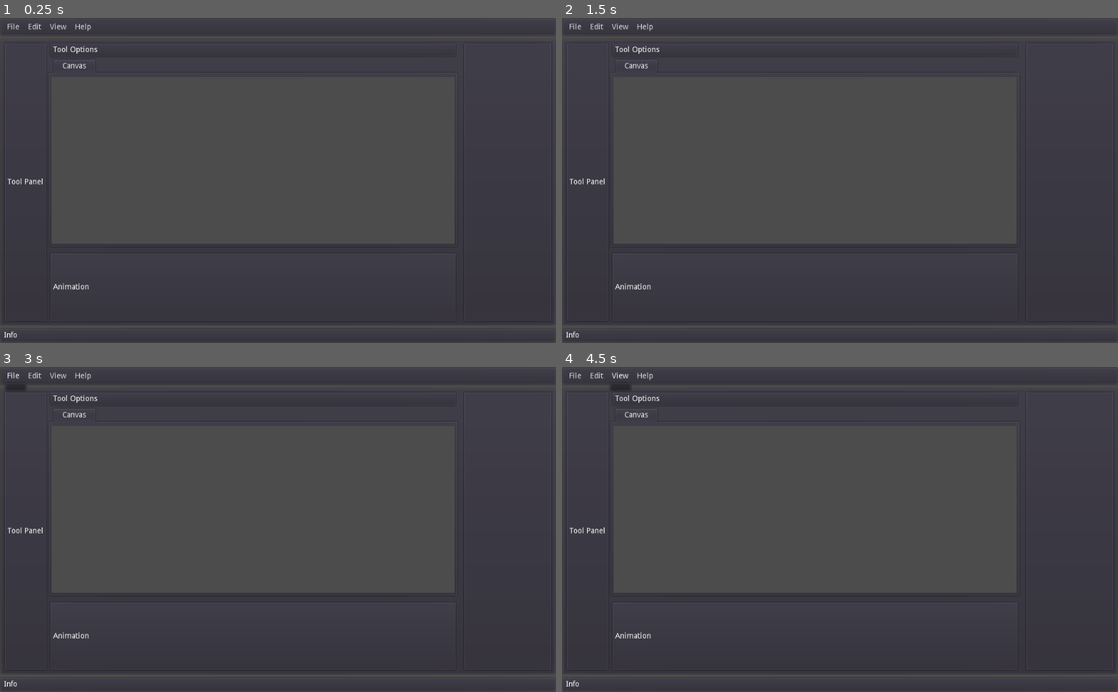
Above: before the commit, frames 1-4 (two rows, left to right).
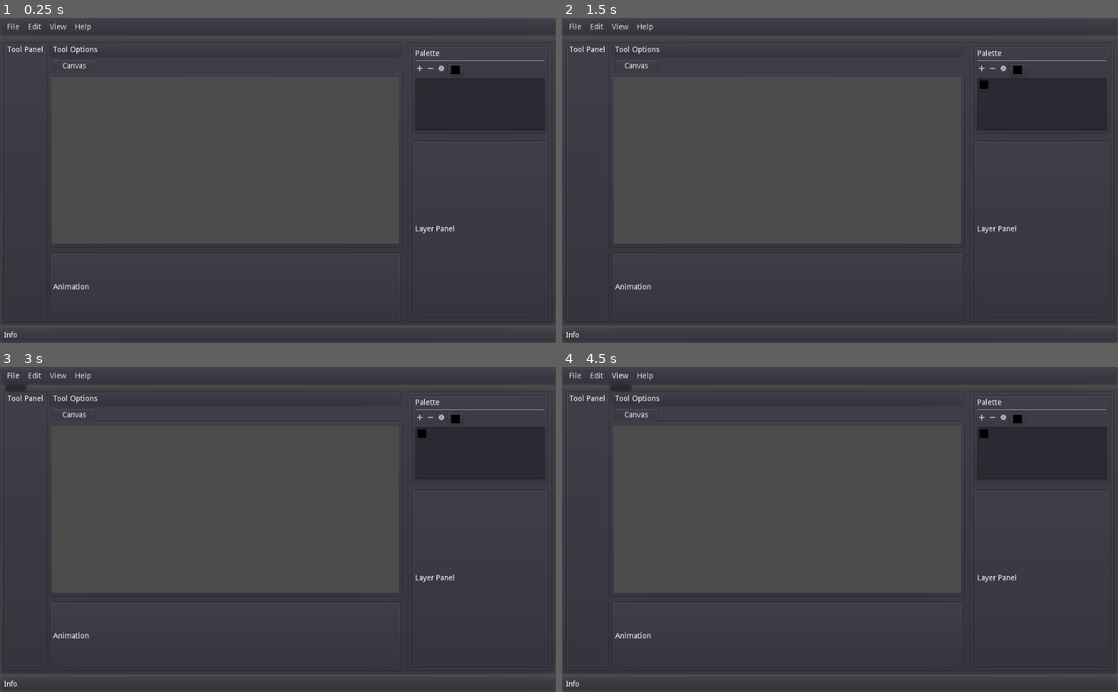
Above: after the commit, the same moments.

Repository: CatlockGames/Lattice
Game: Godot game, scene res://scenes/Lattice.tscn
Two runs of this game, one before a commit and one after it. Both use one fixed random seed, a clock stepped at 60 frames per second and the inputs below.
Inputs (mouse positions are in pixels of both pictures, inside the frame that each line leads up to):
- Up to frame 1 (0.25 s): no input
- Up to frame 2 (1.5 s): click (979, 70) at 0.52 s; click (990, 70) at 1.27 s
- Up to frame 3 (3 s): click (439, 419) at 2.02 s; click "File" at 2.75 s
- Up to frame 4 (4.5 s): click "Edit" at 3.5 s; click "View" at 4.25 s

The runs differ from the first frame. In frame 1, 2.0% of the frame differs, in the area x 1-98%, y 8-93%; in frame 2, 2.0%; in frame 3, 2.0%; in frame 4, 2.0%.

Commit message:
can add/remove colors using the color picker

Diff:
--- a/scenes/Lattice.tscn
+++ b/scenes/Lattice.tscn
@@ -1,4 +1,18 @@
-[gd_scene format=2]
+[gd_scene load_steps=11 format=2]
+
+[ext_resource path="res://scripts/PalettePanel.gd" type="Script" id=1]
+[ext_resource path="res://assets/graphics/add.png" type="Texture" id=2]
+[ext_resource path="res://assets/graphics/addPressed.png" type="Texture" id=3]
+[ext_resource path="res://assets/graphics/remove.png" type="Texture" id=4]
+[ext_resource path="res://assets/graphics/removePressed.png" type="Texture" id=5]
+[ext_resource path="res://assets/graphics/settings.png" type="Texture" id=6]
+[ext_resource path="res://assets/graphics/settingsPressed.png" type="Texture" id=7]
+[ext_resource path="res://assets/graphics/test.png" type="Texture" id=8]
+[ext_resource path="res://assets/graphics/selected.png" type="Texture" id=9]
+
+[sub_resource type="StyleBoxTexture" id=1]
+texture = ExtResource( 9 )
+region_rect = Rect2( 0, 0, 16, 16 )
 
 [node name="Lattice" type="Control"]
 anchor_right = 1.0
@@ -9,6 +23,7 @@
 anchor_bottom = 1.0
 
 [node name="MenuPanel" type="PanelContainer" parent="UI"]
+editor/display_folded = true
 margin_right = 1024.0
 margin_bottom = 34.0
 
@@ -57,11 +72,15 @@
 margin_right = 80.0
 margin_bottom = 516.0
 
-[node name="Label" type="Label" parent="UI/MainPanel/Main/ToolPanel"]
-margin_left = 7.0
-margin_top = 251.0
+[node name="VBoxContainer" type="VBoxContainer" parent="UI/MainPanel/Main/ToolPanel"]
+margin_left = 7.0
+margin_top = 7.0
 margin_right = 73.0
-margin_bottom = 265.0
+margin_bottom = 509.0
+
+[node name="Label" type="Label" parent="UI/MainPanel/Main/ToolPanel/VBoxContainer"]
+margin_right = 66.0
+margin_bottom = 14.0
 text = "Tool Panel"
 
 [node name="HSplitContainer" type="HSplitContainer" parent="UI/MainPanel/Main"]
@@ -72,18 +91,20 @@
 split_offset = -150
 
 [node name="Center" type="VBoxContainer" parent="UI/MainPanel/Main/HSplitContainer"]
-margin_right = 750.0
+editor/display_folded = true
+margin_right = 648.0
 margin_bottom = 516.0
 size_flags_horizontal = 3
 
 [node name="ToolOptionsPanel" type="PanelContainer" parent="UI/MainPanel/Main/HSplitContainer/Center"]
-margin_right = 750.0
+editor/display_folded = true
+margin_right = 648.0
 margin_bottom = 28.0
 
 [node name="ToolOptions" type="HBoxContainer" parent="UI/MainPanel/Main/HSplitContainer/Center/ToolOptionsPanel"]
 margin_left = 7.0
 margin_top = 7.0
-margin_right = 743.0
+margin_right = 641.0
 margin_bottom = 21.0
 
 [node name="Label" type="Label" parent="UI/MainPanel/Main/HSplitContainer/Center/ToolOptionsPanel/ToolOptions"]
@@ -92,14 +113,15 @@
 text = "Tool Options"
 
 [node name="VSplitContainer" type="VSplitContainer" parent="UI/MainPanel/Main/HSplitContainer/Center"]
+editor/display_folded = true
 margin_top = 32.0
-margin_right = 750.0
+margin_right = 648.0
 margin_bottom = 516.0
 size_flags_vertical = 3
 split_offset = -100
 
 [node name="TabContainer" type="TabContainer" parent="UI/MainPanel/Main/HSplitContainer/Center/VSplitContainer"]
-margin_right = 750.0
+margin_right = 648.0
 margin_bottom = 344.0
 size_flags_horizontal = 3
 size_flags_vertical = 3
@@ -119,21 +141,23 @@
 stretch = true
 
 [node name="Viewport" type="Viewport" parent="UI/MainPanel/Main/HSplitContainer/Center/VSplitContainer/TabContainer/Canvas"]
-size = Vector2( 742, 308 )
+size = Vector2( 640, 308 )
 handle_input_locally = false
 render_target_update_mode = 3
 
 [node name="Camera2D" type="Camera2D" parent="UI/MainPanel/Main/HSplitContainer/Center/VSplitContainer/TabContainer/Canvas/Viewport"]
 
 [node name="AnimationPanel" type="PanelContainer" parent="UI/MainPanel/Main/HSplitContainer/Center/VSplitContainer"]
+editor/display_folded = true
 margin_top = 356.0
-margin_right = 750.0
+margin_right = 648.0
 margin_bottom = 484.0
 
 [node name="Animation" type="HBoxContainer" parent="UI/MainPanel/Main/HSplitContainer/Center/VSplitContainer/AnimationPanel"]
-margin_left = 7.0
-margin_top = 7.0
-margin_right = 743.0
+editor/display_folded = true
+margin_left = 7.0
+margin_top = 7.0
+margin_right = 641.0
 margin_bottom = 121.0
 
 [node name="Label" type="Label" parent="UI/MainPanel/Main/HSplitContainer/Center/VSplitContainer/AnimationPanel/Animation"]
@@ -143,11 +167,103 @@
 text = "Animation"
 
 [node name="RightPanel" type="PanelContainer" parent="UI/MainPanel/Main/HSplitContainer"]
-margin_left = 762.0
+margin_left = 660.0
 margin_right = 926.0
 margin_bottom = 516.0
 
+[node name="VSplitContainer" type="VSplitContainer" parent="UI/MainPanel/Main/HSplitContainer/RightPanel"]
+margin_left = 7.0
+margin_top = 7.0
+margin_right = 259.0
+margin_bottom = 509.0
+split_offset = -300
+
+[node name="PalettePanel" type="PanelContainer" parent="UI/MainPanel/Main/HSplitContainer/RightPanel/VSplitContainer"]
+margin_right = 252.0
+margin_bottom = 162.0
+size_flags_vertical = 3
+script = ExtResource( 1 )
+
+[node name="Palette" type="VBoxContainer" parent="UI/MainPanel/Main/HSplitContainer/RightPanel/VSplitContainer/PalettePanel"]
+margin_left = 7.0
+margin_top = 7.0
+margin_right = 245.0
+margin_bottom = 155.0
+
+[node name="Label" type="Label" parent="UI/MainPanel/Main/HSplitContainer/RightPanel/VSplitContainer/PalettePanel/Palette"]
+margin_right = 238.0
+margin_bottom = 14.0
+text = "Palette"
+
+[node name="HSeparator" type="HSeparator" parent="UI/MainPanel/Main/HSplitContainer/RightPanel/VSplitContainer/PalettePanel/Palette"]
+margin_top = 18.0
+margin_right = 238.0
+margin_bottom = 22.0
+
+[node name="Buttons" type="HBoxContainer" parent="UI/MainPanel/Main/HSplitContainer/RightPanel/VSplitContainer/PalettePanel/Palette"]
+margin_top = 26.0
+margin_right = 238.0
+margin_bottom = 48.0
+
+[node name="AddColor" type="TextureButton" parent="UI/MainPanel/Main/HSplitContainer/RightPanel/VSplitContainer/PalettePanel/Palette/Buttons"]
+margin_right = 16.0
+margin_bottom = 22.0
+texture_normal = ExtResource( 2 )
+texture_pressed = ExtResource( 3 )
+
+[node name="RemoveColor" type="TextureButton" parent="UI/MainPanel/Main/HSplitContainer/RightPanel/VSplitContainer/PalettePanel/Palette/Buttons"]
+margin_left = 20.0
+margin_right = 36.0
+margin_bottom = 22.0
+texture_normal = ExtResource( 4 )
+texture_pressed = ExtResource( 5 )
+
+[node name="Settings" type="TextureButton" parent="UI/MainPanel/Main/HSplitContainer/RightPanel/VSplitContainer/PalettePanel/Palette/Buttons"]
+margin_left = 40.0
+margin_right = 56.0
+margin_bottom = 22.0
+texture_normal = ExtResource( 6 )
+texture_pressed = ExtResource( 7 )
+
+[node name="ColorPickerButton" type="ColorPickerButton" parent="UI/MainPanel/Main/HSplitContainer/RightPanel/VSplitContainer/PalettePanel/Palette/Buttons"]
+margin_left = 60.0
+margin_right = 88.0
+margin_bottom = 22.0
+icon = ExtResource( 8 )
+
+[node name="Colors" type="ItemList" parent="UI/MainPanel/Main/HSplitContainer/RightPanel/VSplitContainer/PalettePanel/Palette"]
+margin_top = 52.0
+margin_right = 238.0
+margin_bottom = 148.0
+size_flags_horizontal = 3
+size_flags_vertical = 3
+custom_styles/selected_focus = SubResource( 1 )
+max_columns = 0
+same_column_width = true
+icon_mode = 0
+
+[node name="LayerPanel" type="PanelContainer" parent="UI/MainPanel/Main/HSplitContainer/RightPanel/VSplitContainer"]
+editor/display_folded = true
+margin_top = 174.0
+margin_right = 252.0
+margin_bottom = 502.0
+
+[node name="Label" type="Label" parent="UI/MainPanel/Main/HSplitContainer/RightPanel/VSplitContainer/LayerPanel"]
+margin_left = 7.0
+margin_top = 157.0
+margin_right = 245.0
+margin_bottom = 171.0
+text = "Layer Panel"
+
+[node name="Right" type="VBoxContainer" parent="UI/MainPanel/Main/HSplitContainer/RightPanel"]
+visible = false
+margin_left = 7.0
+margin_top = 7.0
+margin_right = 244.0
+margin_bottom = 509.0
+
 [node name="InfoPanel" type="PanelContainer" parent="UI"]
+editor/display_folded = true
 margin_top = 572.0
 margin_right = 1024.0
 margin_bottom = 600.0
@@ -162,3 +278,7 @@
 margin_right = 25.0
 margin_bottom = 14.0
 text = "Info"
+[connection signal="pressed" from="UI/MainPanel/Main/HSplitContainer/RightPanel/VSplitContainer/PalettePanel/Palette/Buttons/AddColor" to="UI/MainPanel/Main/HSplitContainer/RightPanel/VSplitContainer/PalettePanel" method="_on_AddColor_pressed"]
+[connection signal="pressed" from="UI/MainPanel/Main/HSplitContainer/RightPanel/VSplitContainer/PalettePanel/Palette/Buttons/RemoveColor" to="UI/MainPanel/Main/HSplitContainer/RightPanel/VSplitContainer/PalettePanel" method="_on_RemoveColor_pressed"]
+[connection signal="pressed" from="UI/MainPanel/Main/HSplitContainer/RightPanel/VSplitContainer/PalettePanel/Palette/Buttons/Settings" to="UI/MainPanel/Main/HSplitContainer/RightPanel/VSplitContainer/PalettePanel" method="_on_Settings_pressed"]
+[connection signal="item_selected" from="UI/MainPanel/Main/HSplitContainer/RightPanel/VSplitContainer/PalettePanel/Palette/Colors" to="UI/MainPanel/Main/HSplitContainer/RightPanel/VSplitContainer/PalettePanel" method="_on_Colors_item_selected"]
--- /dev/null
+++ b/scripts/PalettePanel.gd
@@ -0,0 +1,36 @@
+extends PanelContainer
+
+# Called when the node enters the scene tree for the first time.
+func _ready():
+	pass # Replace with function body.
+
+# Called every frame. 'delta' is the elapsed time since the previous frame.
+#func _process(delta):
+#	pass
+
+func _on_AddColor_pressed():
+	var image = Image.new()
+	var texture = ImageTexture.new()
+
+	image.create(16, 16, false, Image.FORMAT_RGBA8)
+
+	image.fill($Palette/Buttons/ColorPickerButton.color)
+	texture.create_from_image(image)
+
+	$Palette/Colors.add_icon_item(texture)
+
+
+func _on_RemoveColor_pressed():
+	if $Palette/Colors.is_anything_selected():
+		var selected = $Palette/Colors.get_selected_items()[0]
+		$Palette/Colors.remove_item(selected)
+
+
+func _on_Settings_pressed():
+	pass # Replace with function body.
+
+
+func _on_Colors_item_selected(index):
+	var icon = $Palette/Colors.get_item_icon(index).get_data()
+	icon.lock()
+	$Palette/Buttons/ColorPickerButton.color = icon.get_pixel(1, 1)
Binary file added: assets/graphics/add.png
Not shown, added: assets/graphics/add.png.import
Binary file added: assets/graphics/addPressed.png
Not shown, added: assets/graphics/addPressed.png.import
Binary file added: assets/graphics/remove.png
Not shown, added: assets/graphics/remove.png.import
Binary file added: assets/graphics/removePressed.png
Not shown, added: assets/graphics/removePressed.png.import
Binary file added: assets/graphics/selected.png
Not shown, added: assets/graphics/selected.png.import
Binary file added: assets/graphics/settings.png
Not shown, added: assets/graphics/settings.png.import
(and 4 more such lines)
